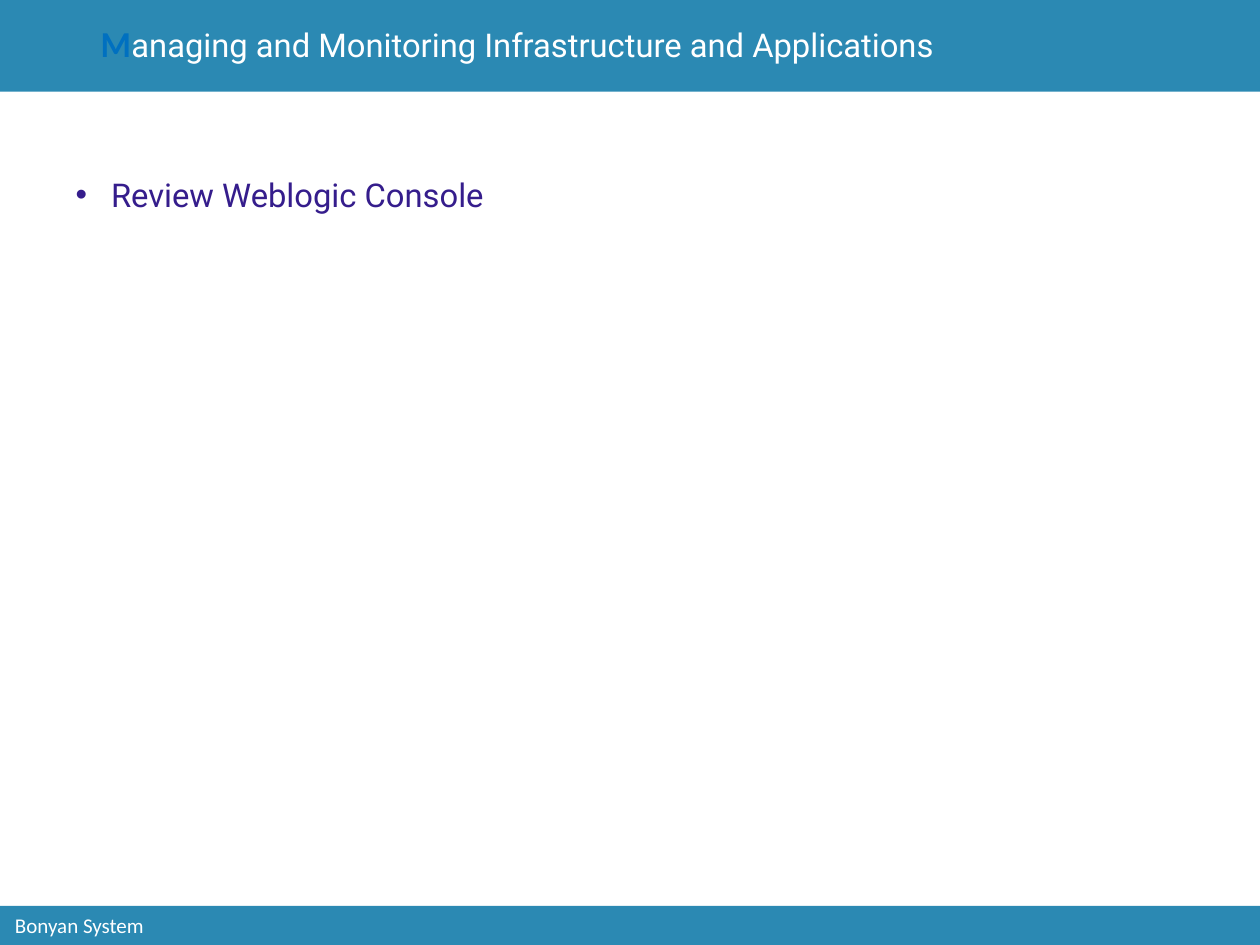
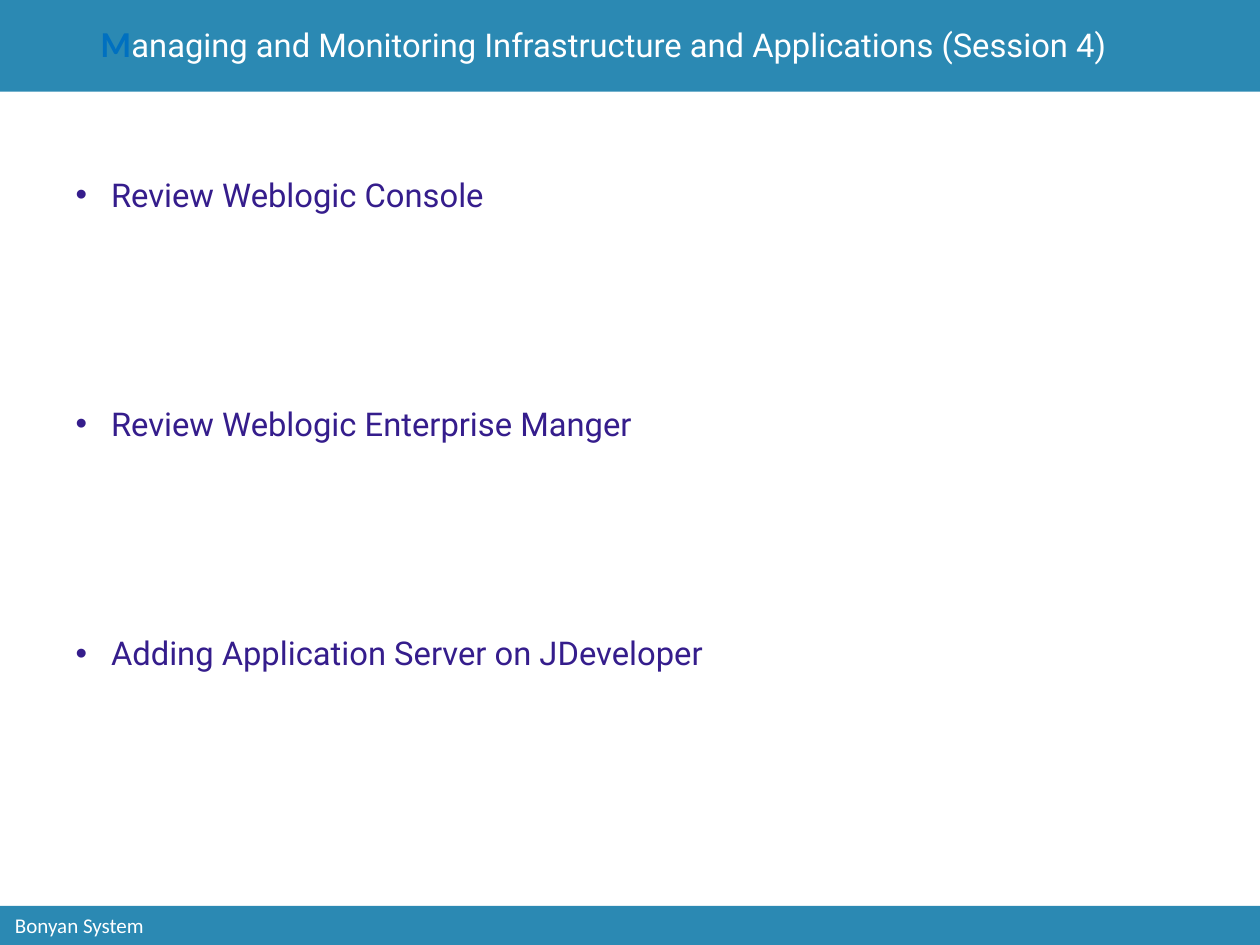
Before and after one commit to catcry/soaTraining, a slide deck: slide 23 of Presentation/soaTrainingPresentation.pptx. Drawn at 1260x945 pixels with LibreOffice and Linux fonts; fonts in the diff are those of the drawing; background and template pictures are left out. Boxes give left, top, right and bottom in pixels: in the first picture for what was removed or moved away, otherwise in the second. Text is boxed around its words. In the diff, an @@ line names an element or a change of style, - is before the commit and + after.

Commit message:
Session 4 continued

```diff
--- a/Presentation/soaTrainingPresentation.pptx
+++ b/Presentation/soaTrainingPresentation.pptx
@@ title at [100,31,1106,65]: text changed @@
-Managing and Monitoring Infrastructure and Applications
+Managing and Monitoring Infrastructure and Applications (Session 4)
@@ text at [111,411,702,672]: paragraphs added @@
+• Review Weblogic Enterprise Manger
+• Adding Application Server on JDeveloper
```
Also in this commit, not shown: 2 other slides changed, 4 slides added.
